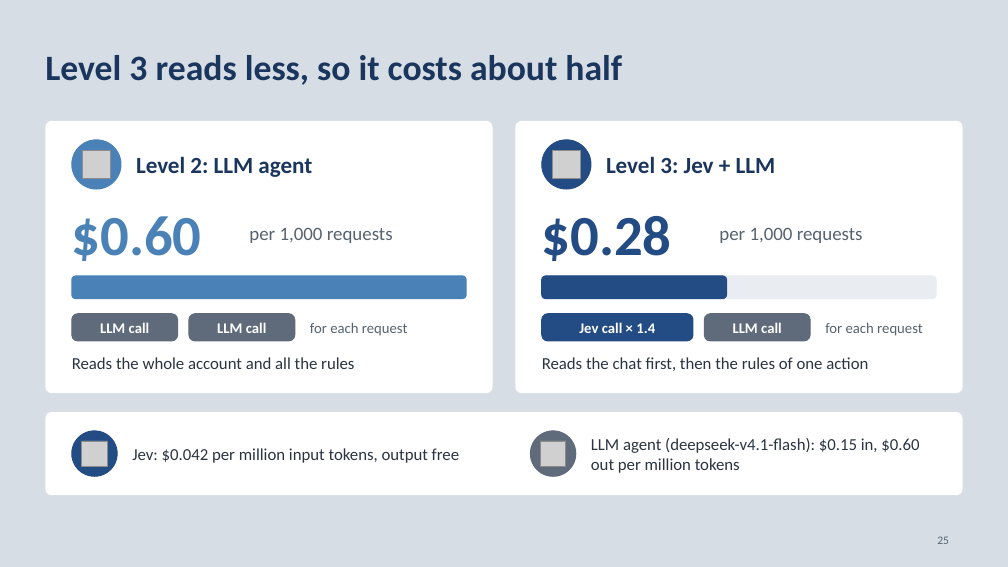
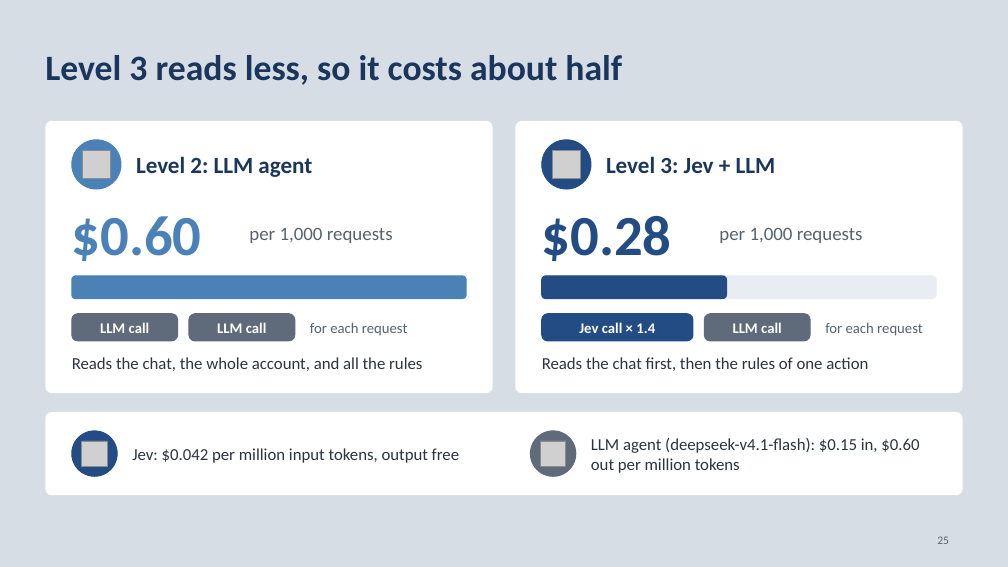
Before and after one commit to neilonthesky/english-presentation, a slide deck: slide 25 of slides/deck.pptx. Drawn at 1008x567 pixels with LibreOffice and Linux fonts; fonts in the diff are those of the drawing; grey boxes stand for pictures. Boxes give left, top, right and bottom in pixels: in the first picture for what was removed or moved away, otherwise in the second. Text is boxed around its words. In the diff, an @@ line names an element or a change of style, - is before the commit and + after.

Commit message:
docs(slides): clarified the Level 2 agent’s inputs
- Updated the slide to state that the Level 2 agent reads the chat, the
  whole account, and all the rules.

```diff
--- a/slides/deck.pptx
+++ b/slides/deck.pptx
@@ text at bbox=[72, 357, 422, 371]: text changed @@
-Reads the whole account and all the rules
+Reads the chat, the whole account, and all the rules
```
Also in this commit, not shown: 1 other file.
